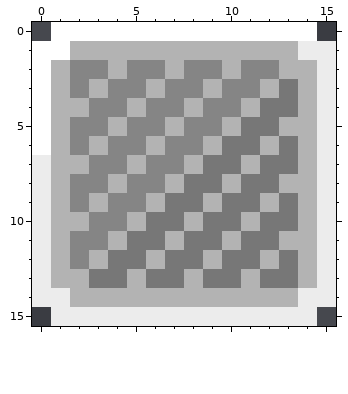
File history of a pixel-art file, Artwork/GameObjects/Box.aseprite. The first picture shows the starting point.
16x16 pixels, 1 frame.
Once edited:
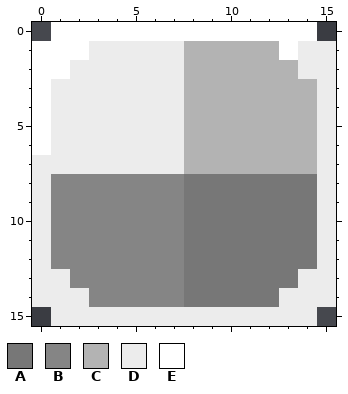
Palette (. is transparent): A #777777  B #858585  C #b3b3b3  D #ececec  E #ffffff
Difference:
layer "Layer 2" added
--- layer "Layer 2"
@@ x 0..15 @@
  0 .EEEEEEEEEEEEEE.
- 1 EECCCCCCCCCCCCDD
- 2 ECBBCBBCBBCBBCCD
- 3 ECBCBBCBBCBBCACD
- 4 ECCBBCBBCBBCAACD
- 5 ECBBCBBCBBCAACCD
- 6 ECBCBBCBBCAACACD
- 7 DCCBBCBBCAACAACD
- 8 DCBBCBBCAACAACCD
- 9 DCBCBBCAACAACACD
-10 DCCBBCAACAACAACD
-11 DCBBCAACAACAACCD
-12 DCBCAACAACAACACD
-13 DCCAACAACAACAACD
-14 DDCCCCCCCCCCCCDD
+ 1 EEEDDDDDCCCCCEDD
+ 2 EEDDDDDDCCCCCCDD
+ 3 EDDDDDDDCCCCCCCD
+ 4 EDDDDDDDCCCCCCCD
+ 5 EDDDDDDDCCCCCCCD
+ 6 EDDDDDDDCCCCCCCD
+ 7 DDDDDDDDCCCCCCCD
+ 8 DBBBBBBBAAAAAAAD
+ 9 DBBBBBBBAAAAAAAD
+10 DBBBBBBBAAAAAAAD
+11 DBBBBBBBAAAAAAAD
+12 DBBBBBBBAAAAAAAD
+13 DDBBBBBBAAAAAADD
+14 DDDBBBBBAAAAADDD
 15 .DDDDDDDDDDDDDD.
